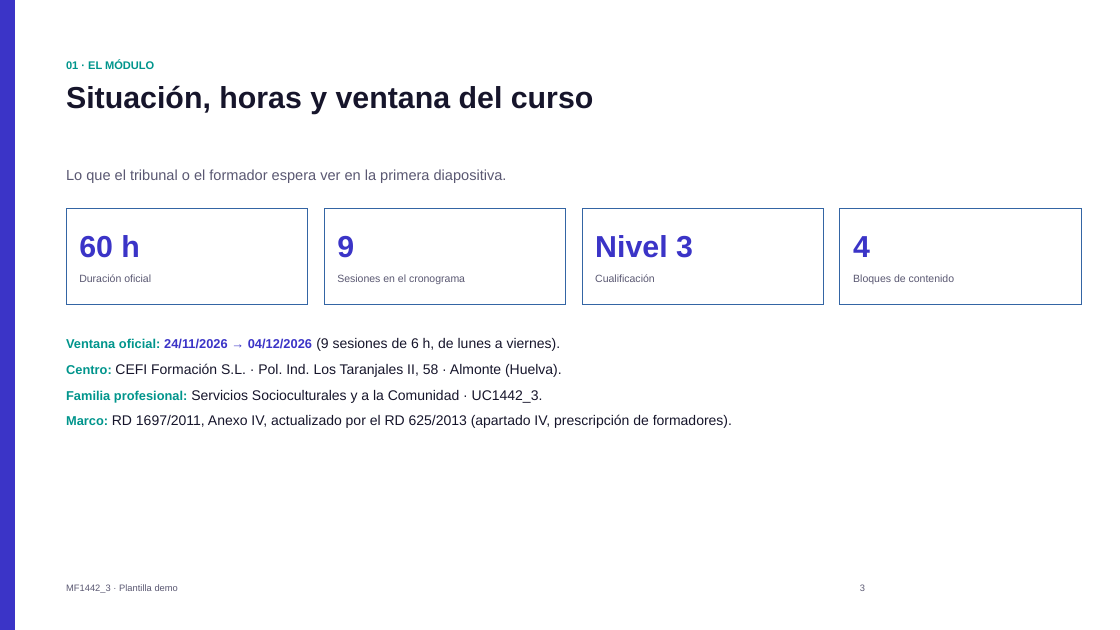
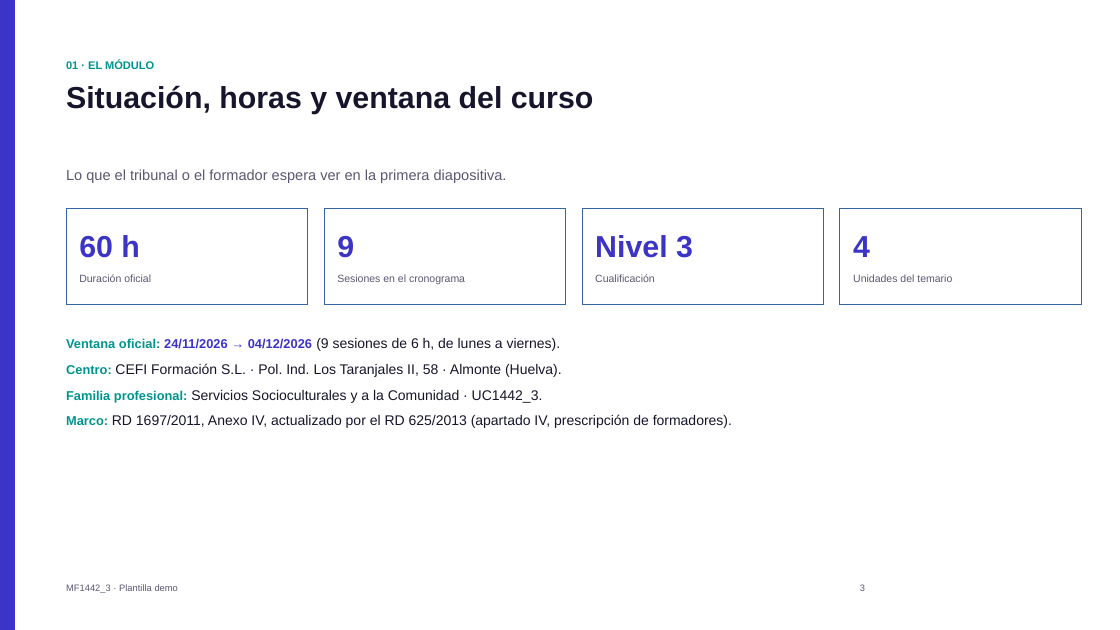
Before and after one commit to systemavworks/SSCE0110, a slide deck: slide 3 of MF1442_3/presentacion_demo_MF1442_3.pptx. Drawn at 1120x630 pixels with LibreOffice and Linux fonts; fonts in the diff are those of the drawing. Boxes give left, top, right and bottom in pixels: in the first picture for what was removed or moved away, otherwise in the second. Text is boxed around its words. In the diff, an @@ line names an element or a change of style, - is before the commit and + after.

Commit message:
feat: alinea el MF1442_3 con el temario oficial de cuatro unidades
El manual (Hispamérica Learning) organiza el módulo en cuatro unidades:
1) estructura de la formación profesional, 2) certificados de profesionalidad,
3) elaboración de la programación didáctica y 4) elaboración de la
programación temporalizada. Se sustituye la estructura propia (8 bloques en la
ficha y 10 temas sueltos en el portfolio) por la oficial.

- portfolio.html: 12 temas del MF1442_3, tres por unidad y prefijados U1..U4;
  el total del temario pasa de 51 a 53 temas.
- modulo_MF1442_3.html: los 8 bloques temáticos se convierten en las 4
  unidades, conservando el contenido de cada una en el texto de la tarjeta.
- Plantillas MF1442_3: la tabla de contenidos del documento y las diapositivas
  de contenidos y temporalización usan U1..U4, con reparto orientativo de horas
  (12/14/20/14 = 60) y las 9 sesiones mapeadas a su unidad.
- Regenerados .fodt/.fodp y sus .docx/.pdf y .pptx/.pdf.

```diff
--- a/MF1442_3/presentacion_demo_MF1442_3.pptx
+++ b/MF1442_3/presentacion_demo_MF1442_3.pptx
@@ text at (853,274,952,282): text changed @@
-Bloques de contenido
+Unidades del temario
```
Also in this commit, not shown: 2 other slides changed, 11 other files.
